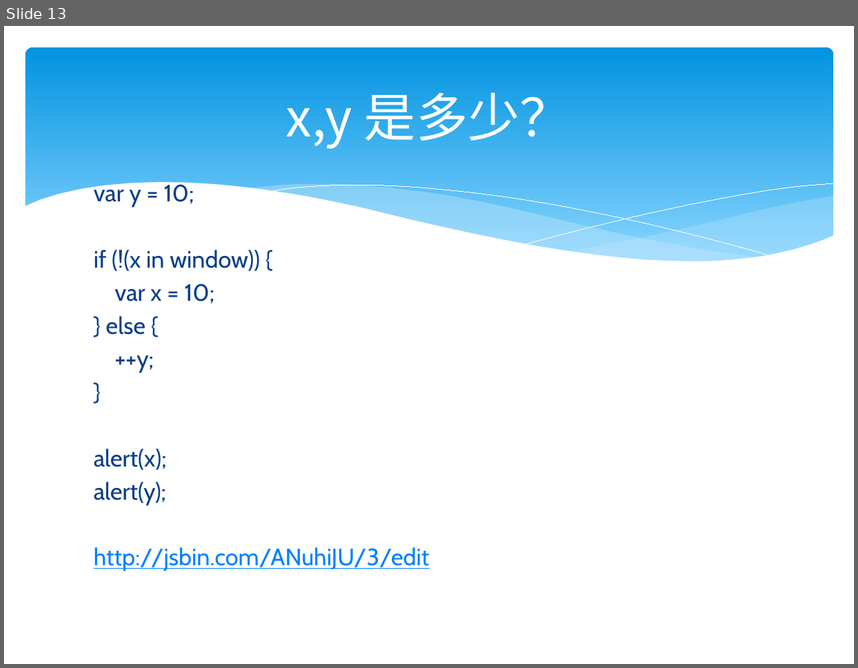
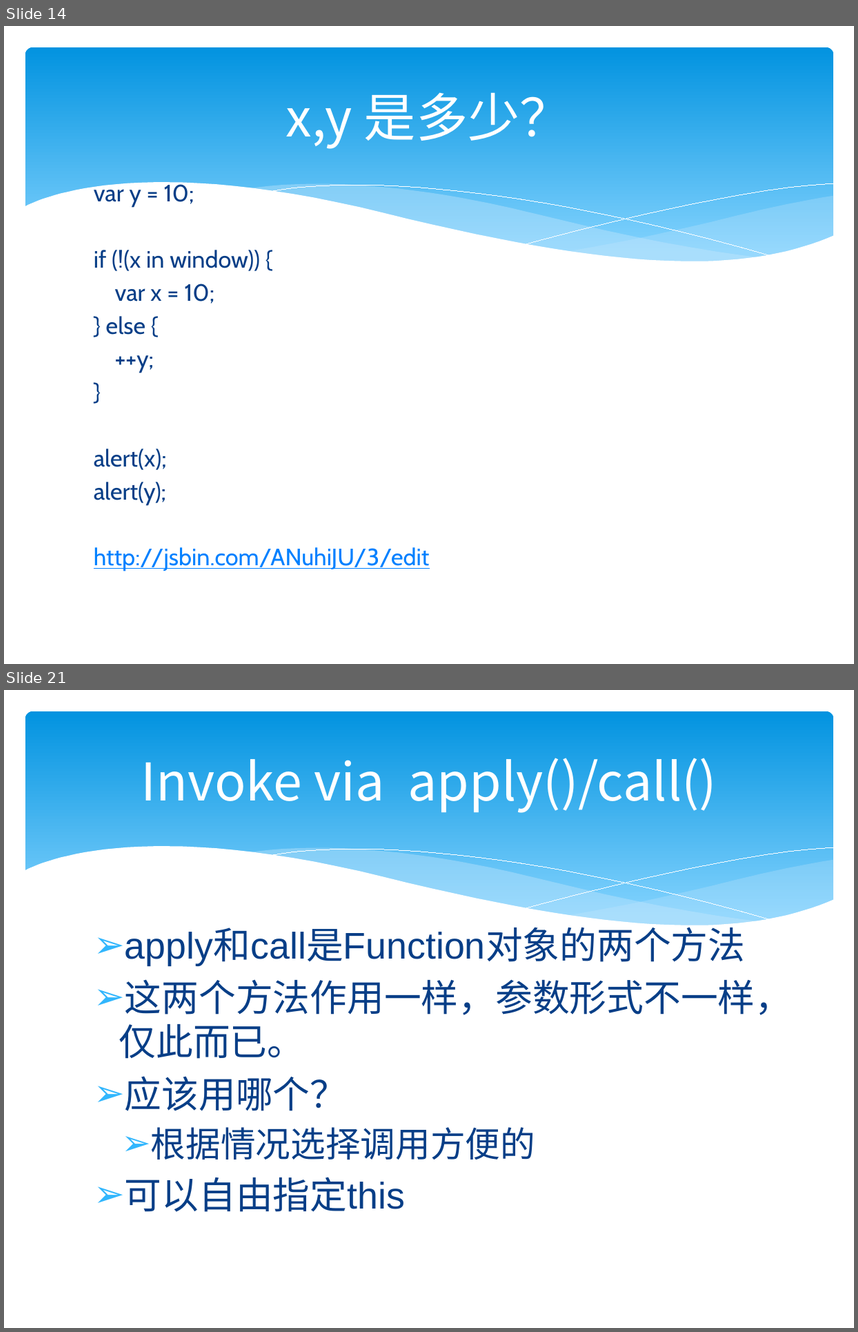
Before and after one commit to zjumty/jsfunc_training, a slide deck: JavaScriptFunctionObject.pptx. Shown one above the other, each under a label of ours: slide 13 before the commit, slides 14 and 21 after it; the slides between them are not shown. The pictures are 858x668 and 858x1332 pixels, drawn with LibreOffice and Linux fonts; fonts in the diff are those of the drawing. Boxes give left, top, right and bottom in pixels: in the first picture for what was removed or moved away, otherwise in the second. Text is boxed around its words. In the diff, an @@ line names an element or a change of style, - is before the commit and + after.

```diff
--- a/JavaScriptFunctionObject.pptx
+++ b/JavaScriptFunctionObject.pptx
@@ slide 21 added at [4,690,854,1328], background #FFFFFF; not listed: 6 template elements that a slide beside it also shows @@
@@ title added at [141,758,717,813], 44 pt, text #FFFFFF @@
+Invoke via apply()/call()
@@ text added at [119,929,792,1212], 31.4 pt, text #073E87 @@
+➢ apply和call是Function对象的两个方法
+➢ 这两个方法作用一样，参数形式不一样，仅此而已。
+➢ 应该用哪个？
+  ➢ 根据情况选择调用方便的
+➢ 可以自由指定this
@@ what was slide 13 is now slide 14 @@
```
Also in this commit, not shown: 7 other slides added, 2 other files.
